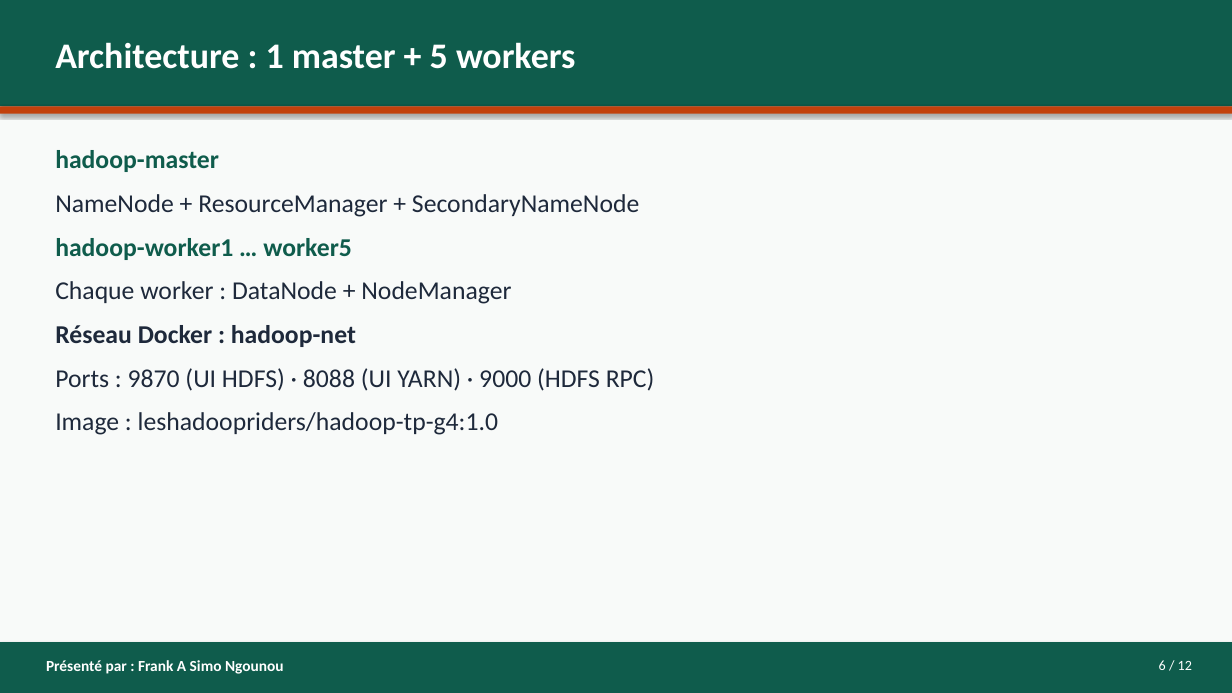
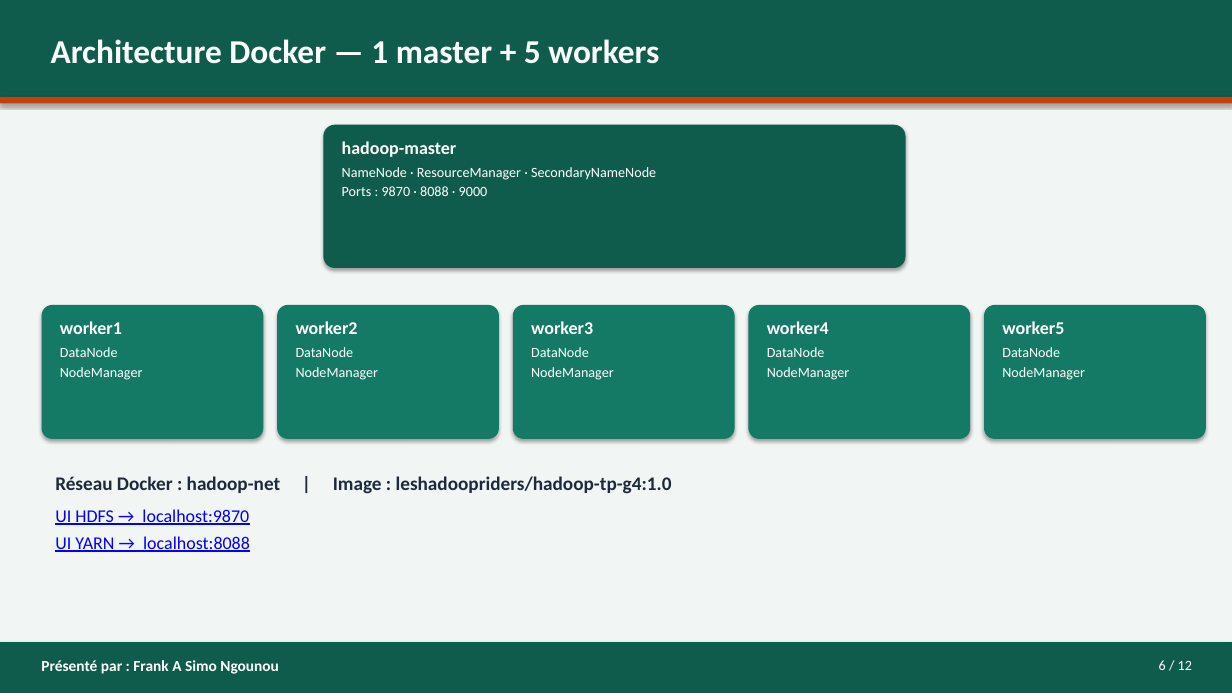
Before and after one commit to asinyopetro/Les_Hadoop_Riders_G4, a slide deck: slide 6 of presentation/PRESENTATION-G4-Les_Hadoop_Riders.pptx. Drawn at 1232x693 pixels with LibreOffice and Linux fonts; fonts in the diff are those of the drawing. Boxes give left, top, right and bottom in pixels: in the first picture for what was removed or moved away, otherwise in the second. Text is boxed around its words. In the diff, an @@ line names an element or a change of style, - is before the commit and + after.

```diff
--- a/presentation/PRESENTATION-G4-Les_Hadoop_Riders.pptx
+++ b/presentation/PRESENTATION-G4-Les_Hadoop_Riders.pptx
@@ rectangle resized from (x1=0, y1=0, x2=1232, y2=106) to (x1=0, y1=0, x2=1232, y2=97) @@
@@ rectangle at (x1=0, y1=0, x2=1232, y2=693): fill #F8FAF9 to #F1F5F4 @@
@@ text at (x1=51, y1=39, x2=659, y2=64): text changed; size 28 to 26 pt @@
-Architecture : 1 master + 5 workers
+Architecture Docker — 1 master + 5 workers
@@ rectangle moved from (x1=0, y1=106, x2=1232, y2=114) to (x1=0, y1=97, x2=1232, y2=104) @@
@@ rounded rectangle added at (x1=323, y1=125, x2=906, y2=268), fill #0F5C4C @@
@@ text added at (x1=342, y1=141, x2=656, y2=196), 11 pt, text #FFFFFF @@
+hadoop-master
+NameNode · ResourceManager · SecondaryNameNode
+Ports : 9870 · 8088 · 9000
@@ text removed at (x1=55, y1=150, x2=655, y2=435) @@
-hadoop-master
-NameNode + ResourceManager + SecondaryNameNode
-hadoop-worker1 … worker5
-Chaque worker : DataNode + NodeManager
-Réseau Docker : hadoop-net
-Ports : 9870 (UI HDFS) · 8088 (UI YARN) · 9000 (HDFS RPC)
-Image : leshadoopriders/hadoop-tp-g4:1.0
@@ rounded rectangle added at (x1=42, y1=305, x2=263, y2=439), fill #147A66 @@
@@ text added at (x1=60, y1=321, x2=143, y2=380), 11 pt, text #FFFFFF @@
+worker1
+DataNode
+NodeManager
@@ rounded rectangle added at (x1=277, y1=305, x2=499, y2=439), fill #147A66 @@
@@ text added at (x1=296, y1=321, x2=379, y2=380), 11 pt, text #FFFFFF @@
+worker2
+DataNode
+NodeManager
@@ rounded rectangle added at (x1=513, y1=305, x2=735, y2=439), fill #147A66 @@
@@ text added at (x1=531, y1=321, x2=614, y2=380), 11 pt, text #FFFFFF @@
+worker3
+DataNode
+NodeManager
@@ rounded rectangle added at (x1=749, y1=305, x2=970, y2=439), fill #147A66 @@
@@ text added at (x1=767, y1=321, x2=850, y2=380), 11 pt, text #FFFFFF @@
+worker4
+DataNode
+NodeManager
@@ rounded rectangle added at (x1=984, y1=305, x2=1206, y2=439), fill #147A66 @@
@@ text added at (x1=1002, y1=321, x2=1085, y2=380), 11 pt, text #FFFFFF @@
+worker5
+DataNode
+NodeManager
@@ text added at (x1=55, y1=476, x2=672, y2=552), 15 pt, text #1E293B, bold @@
+Réseau Docker : hadoop-net | Image : leshadoopriders/hadoop-tp-g4:1.0
+UI HDFS → localhost:9870
+UI YARN → localhost:8088
@@ text "Présenté par : Frank A ..." moved from (x1=46, y1=660, x2=284, y2=674) to (x1=41, y1=660, x2=279, y2=674) @@
```
Also in this commit, not shown: 10 other slides changed, 1 slide added, 1 slide removed, 1 other file.
